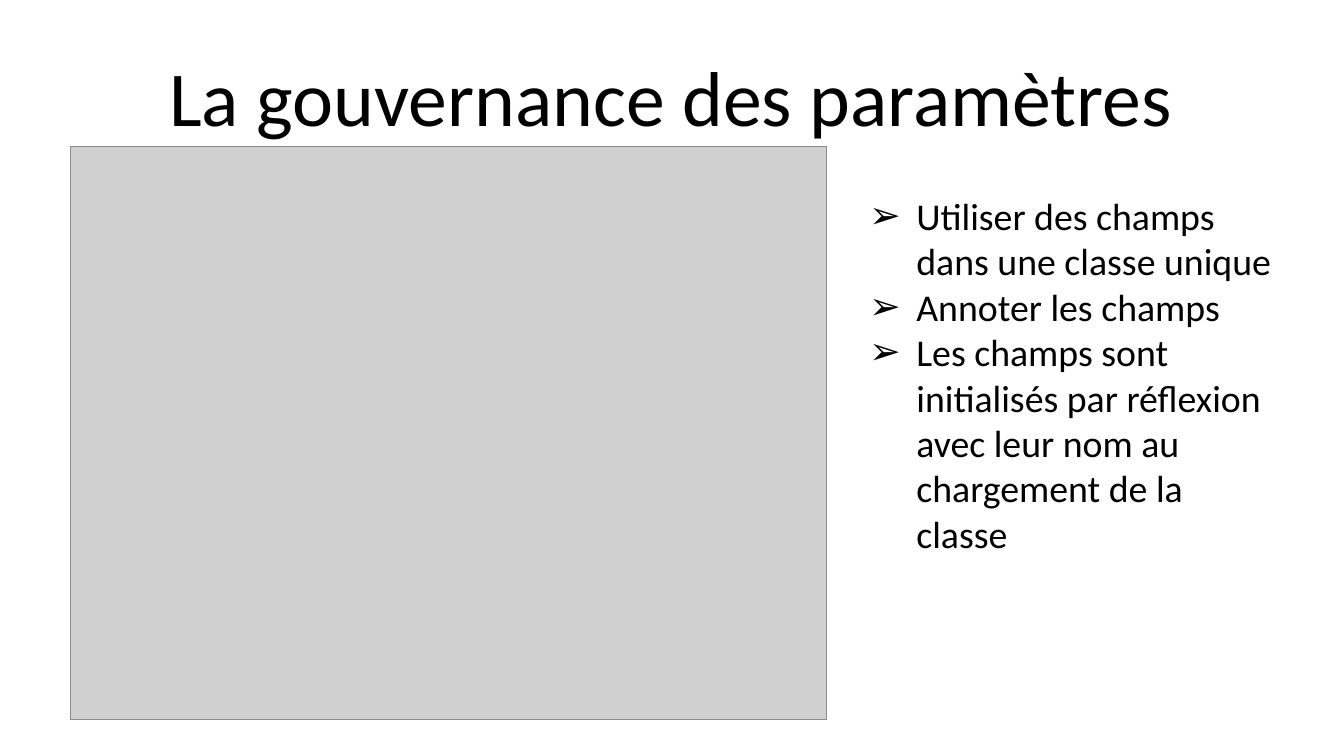
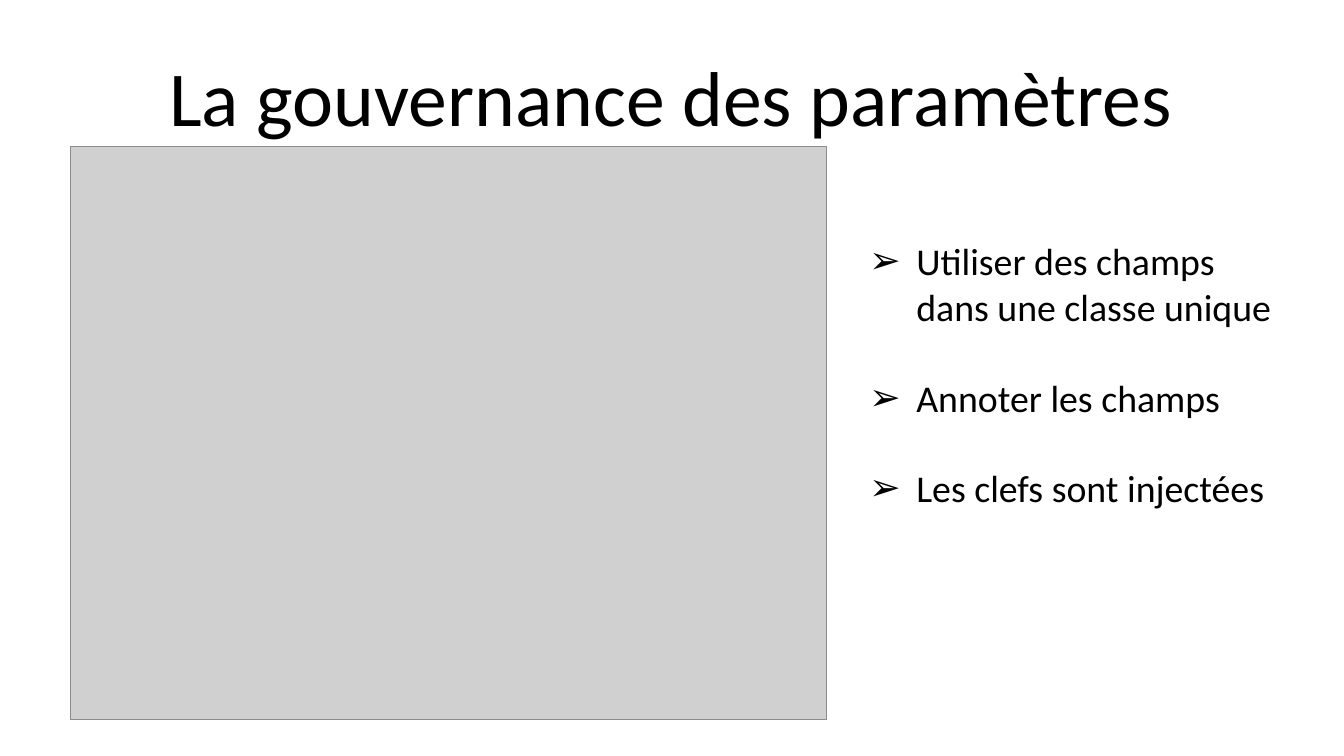
Before and after one commit to dbaeli/conf4j, a slide deck: slide 11 of conf4j-slides/Devops_Configuration_Jungle_Devoxx_FR_2012.pptx. Drawn at 1344x756 pixels with LibreOffice and Linux fonts; fonts in the diff are those of the drawing; grey boxes stand for pictures; background and template pictures are left out. Boxes give left, top, right and bottom in pixels: in the first picture for what was removed or moved away, otherwise in the second. Text is boxed around its words. In the diff, an @@ line names an element or a change of style, - is before the commit and + after.

```diff
--- a/conf4j-slides/Devops_Configuration_Jungle_Devoxx_FR_2012.pptx
+++ b/conf4j-slides/Devops_Configuration_Jungle_Devoxx_FR_2012.pptx
@@ text at [916,475,1264,509]: text changed @@
-➢ Les champs sont initialisés par réflexion avec leur nom au chargement de la classe
+  ➢ Les clefs sont injectées
```
Also in this commit, not shown: 8 other slides changed, 1 slide added, 1 slide removed.
